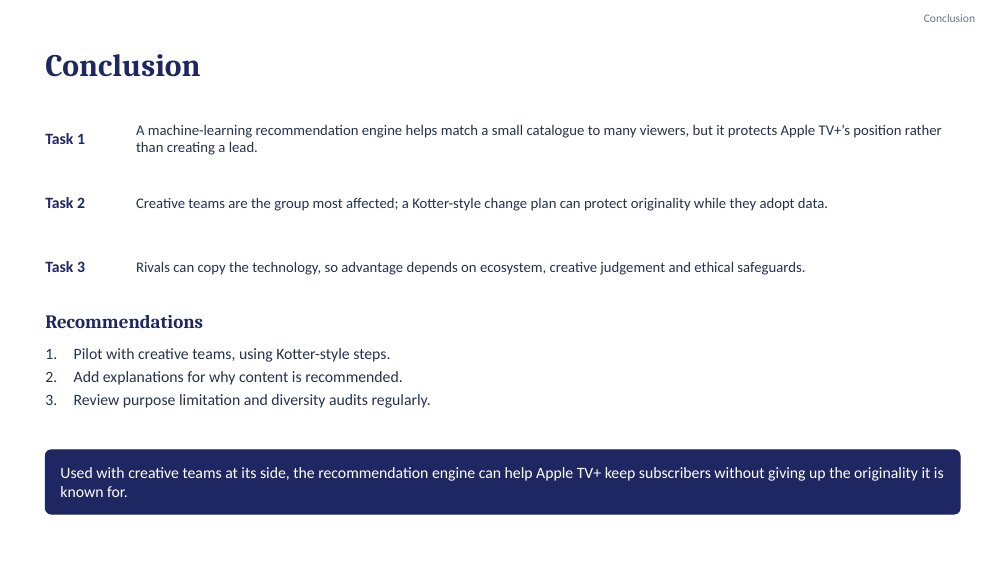
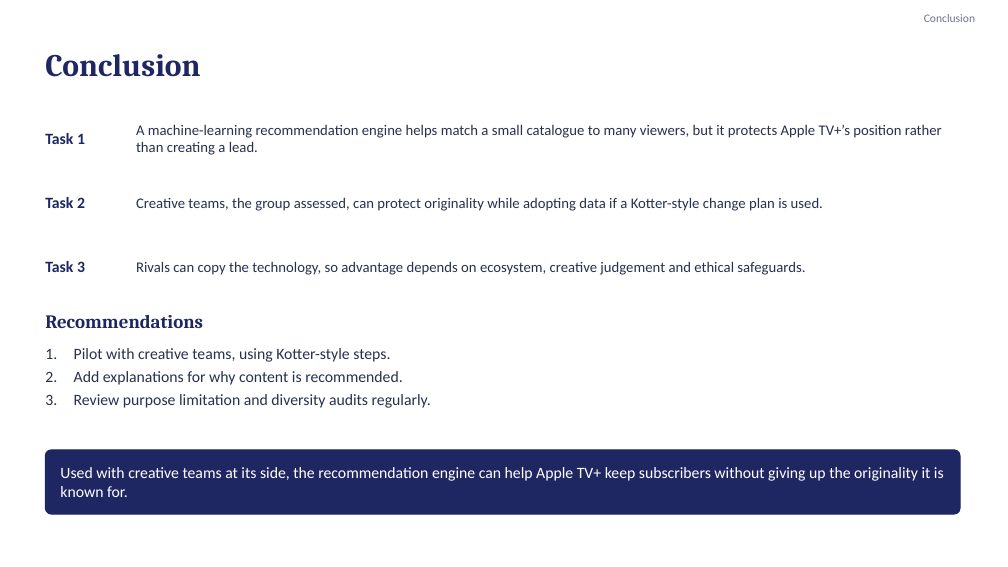
Before and after one commit to karanrg22-svg/skill, a slide deck: slide 11 of Earning-the-Signal_revised.pptx. Drawn at 1008x567 pixels with LibreOffice and Linux fonts; fonts in the diff are those of the drawing. Boxes give left, top, right and bottom in pixels: in the first picture for what was removed or moved away, otherwise in the second. Text is boxed around its words. In the diff, an @@ line names an element or a change of style, - is before the commit and + after.

```diff
--- a/Earning-the-Signal_revised.pptx
+++ b/Earning-the-Signal_revised.pptx
@@ text at (136, 197, 823, 211): text changed @@
-Creative teams are the group most affected; a Kotter-style change plan can protect originality while they adopt data.
+Creative teams, the group assessed, can protect originality while adopting data if a Kotter-style change plan is used.
```
Also in this commit, not shown: 3 other slides changed.
